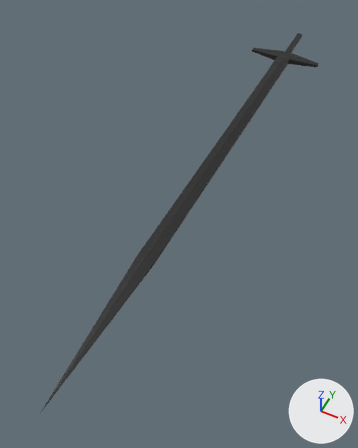
An edit to the Blender file src/assets/items/weapons/base_weapon.blend, drawn before and after from the same camera.
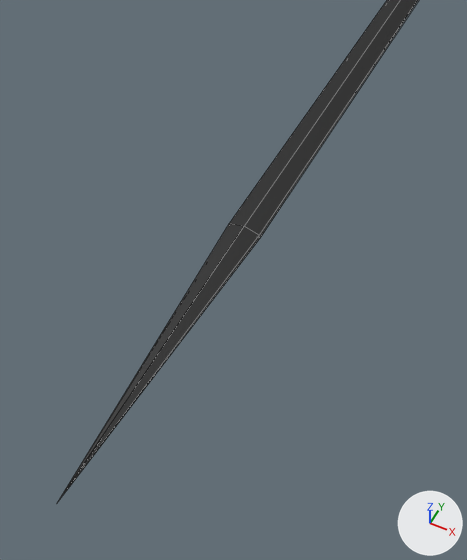
Each version is shown whole from a camera (50 mm lens) standing at (-0.077, -1.72, 1.907) and looking at (-0.496, -0.881, 0.858), then close up on the part from 2% to 76% of the width and 29% to 100% of the height. Every picture has the same lights, and +X, +Y and +Z are marked at lower right. The close-ups show mesh edges as thin lines.

In view in the first close-up: 'sword'.
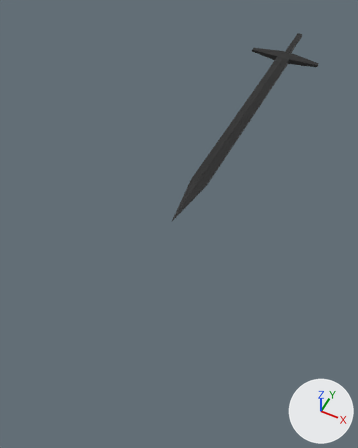
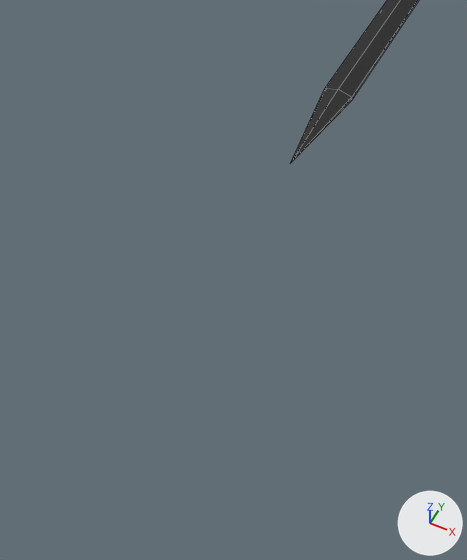
The change in detail:
me_cube_002 has 45 vertices, 46 faces and spans x -0.59..-0.35, y -1.52..0.09, z 0.97..0.99.
me_cube_002 is used by ob_sword; location (0.0, 0.0, 0.0).
Before the commit, vertices of me_cube_002: 38 (-0.49, -1.11, 0.97), 39 (-0.49, -1.11, 0.98) at pixel (229, 223), 40 (-0.45, -1.11, 0.97) at pixel (259, 238), 41 (-0.45, -1.11, 0.98) at pixel (259, 235), 42 (-0.47, -1.11, 0.99) at pixel (244, 226).
Before the commit, vertices of me_cube_002: 43 (-0.47, -1.11, 0.97).
Part 1, on me_cube_002:
Vertices 38 to 43 of me_cube_002 move by (0.0, 0.3, 0.0).
Vertex 5 of me_cube_002 moves from (-0.47, -1.52, 0.98) at pixel (56, 503) to (-0.47, -0.98, 0.98) at pixel (290, 163).

Where the change shows, as pixel boxes (x1, y1, x2, y2) in the close-ups (467 x 560 px):
'sword', reshaped
    before: (57, 0, 418, 503)
    after: (291, 0, 418, 162)
